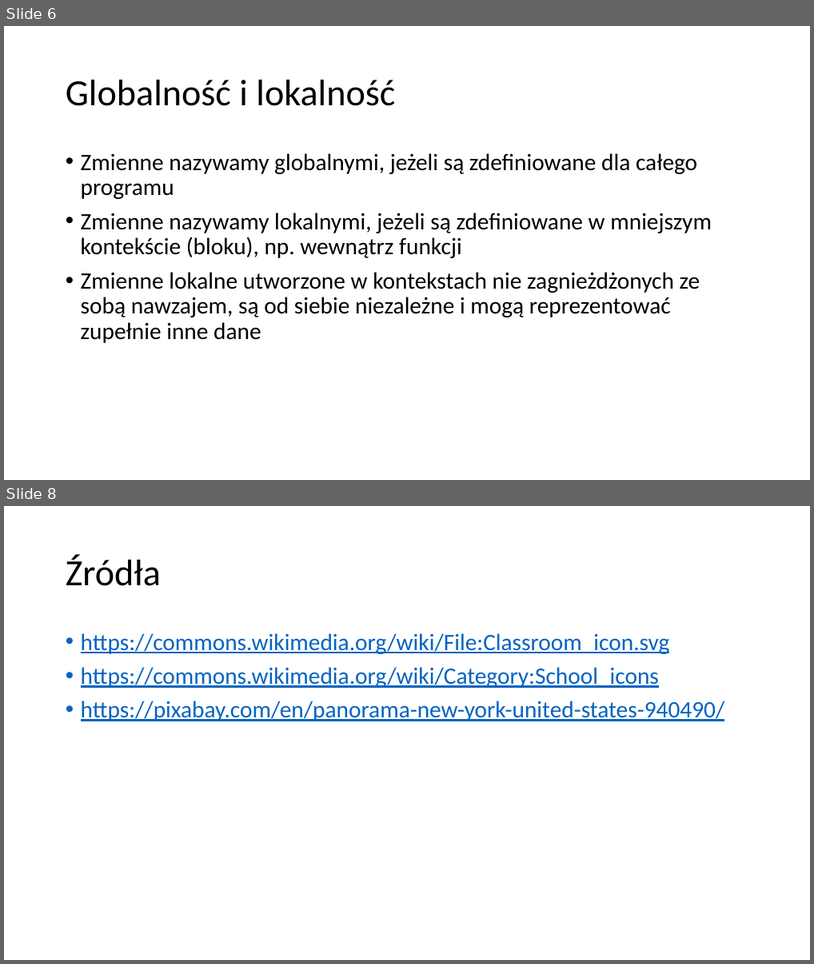
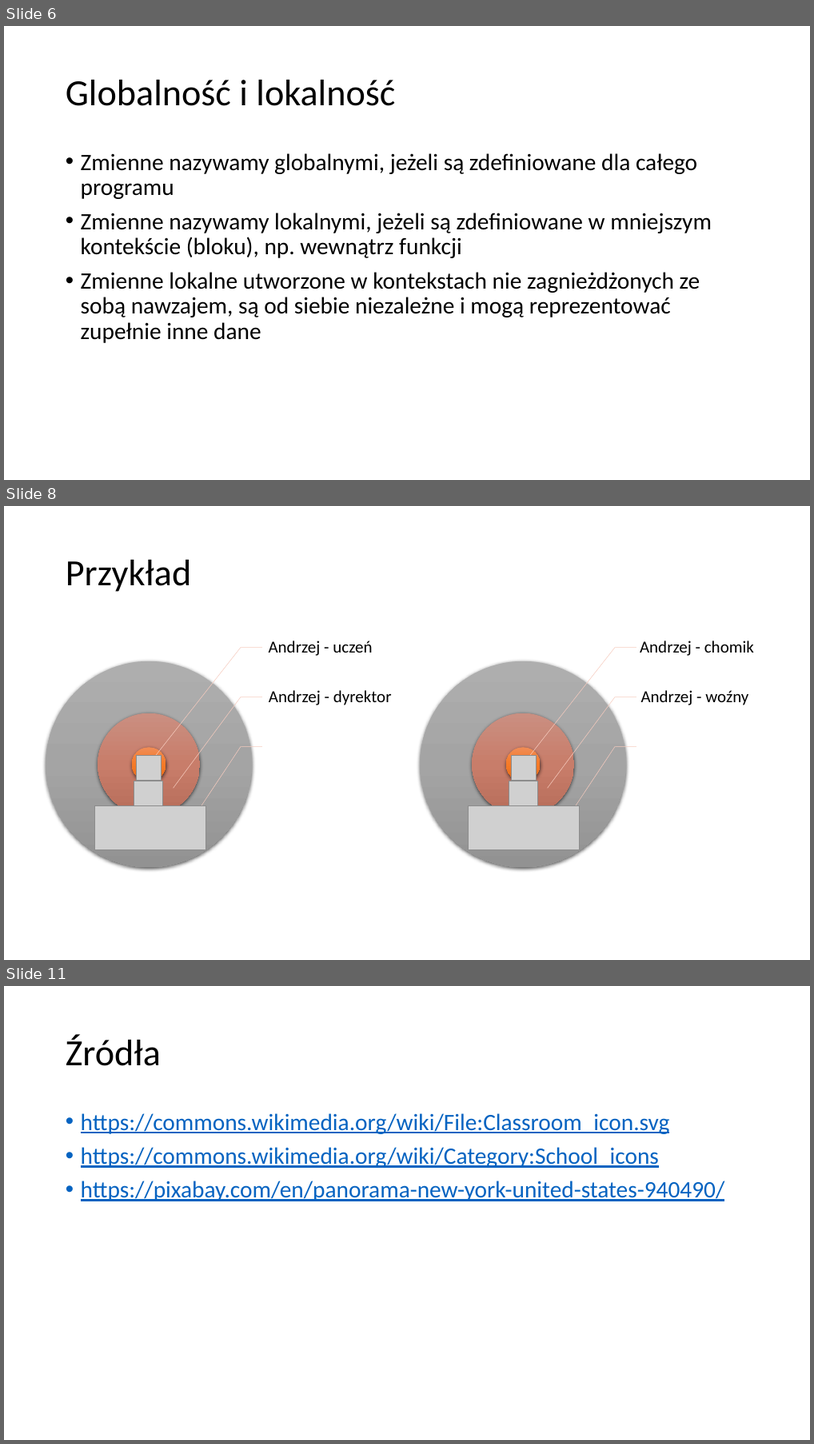
Before and after one commit to blackbat13/CS-HTiEW, a slide deck: Wprowadzenie do funkcji/III. Wprowadzenie do funkcji - globalność i lokalność zmiennych/Globalność i lokalność.pptx. Shown one above the other, each under a label of ours: slides 6 and 8 before the commit, slides 6, 8 and 11 after it; the slides between them are not shown. The pictures are 814x964 and 814x1444 pixels, drawn with LibreOffice and Linux fonts; fonts in the diff are those of the drawing; grey boxes stand for pictures. Boxes give left, top, right and bottom in pixels: in the first picture for what was removed or moved away, otherwise in the second. Text is boxed around its words. In the diff, an @@ line names an element or a change of style, - is before the commit and + after.

```diff
--- a/Wprowadzenie do funkcji/III. Wprowadzenie do funkcji - globalność i lokalność zmiennych/Globalność i lokalność.pptx
+++ b/Wprowadzenie do funkcji/III. Wprowadzenie do funkcji - globalność i lokalność zmiennych/Globalność i lokalność.pptx
@@ slide 8 added at (4,506,810,960), background #FFFFFF @@
@@ title added at (66,560,191,592), 44 pt, text #000000 @@
+Przykład
@@ group added at (46,640,392,867): 6 lines, 3 ellipses, 3 pictures, 2 texts @@
+Andrzej - uczeń
+Andrzej - dyrektor
@@ group added at (420,640,754,867): 6 lines, 3 ellipses, 3 pictures, 2 texts @@
+Andrzej - chomik
+Andrzej - woźny
@@ what was slide 8 is now slide 11 @@
```
Also in this commit, not shown: 3 slides changed, 3 other slides added, 1 slide removed.
